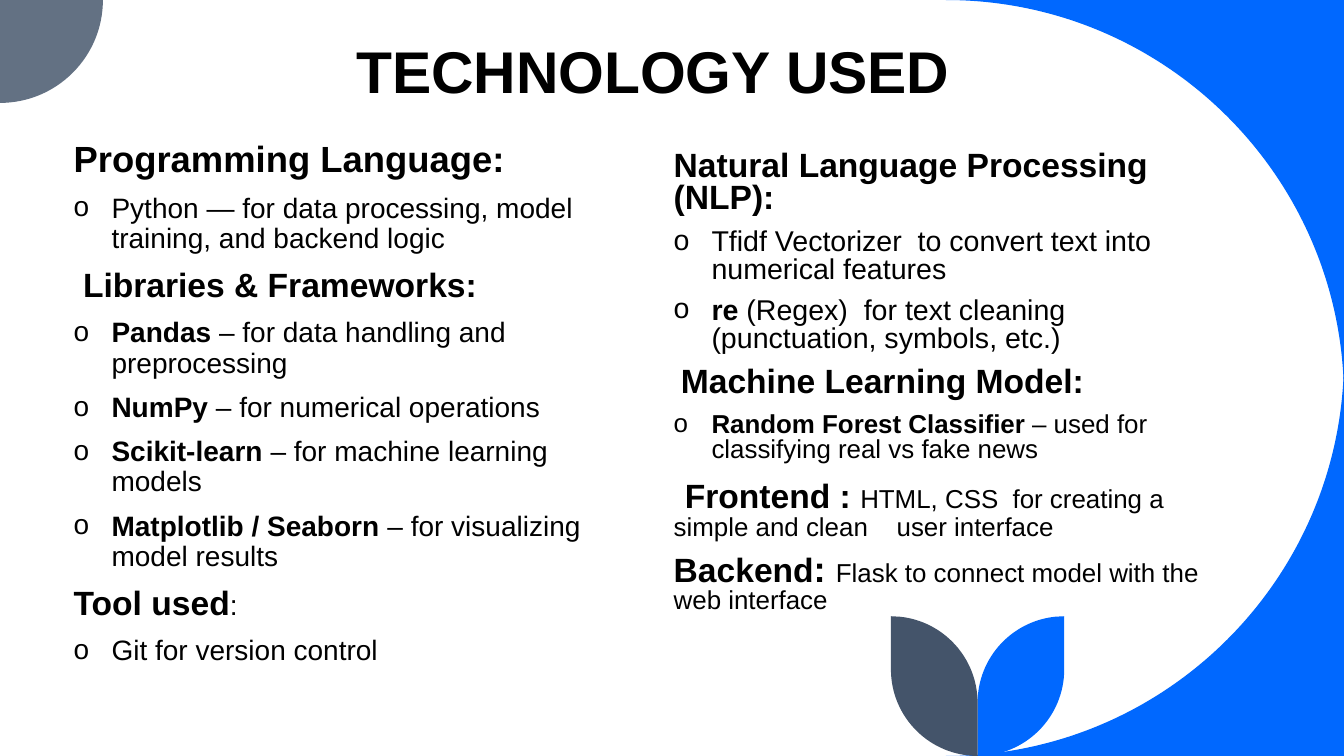
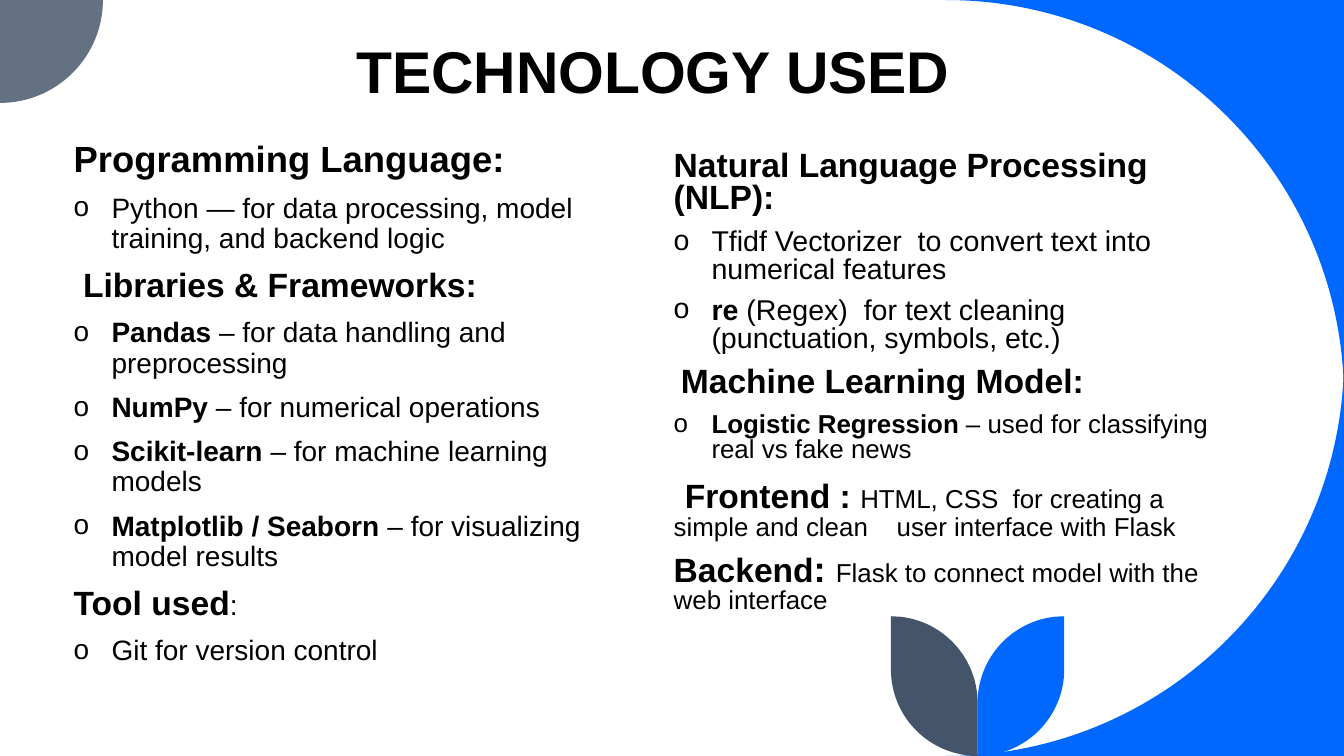
Before and after one commit to AK-Up/Fake_News_Detector, a slide deck: slide 7 of FAKE-NEWS-DETECTION.pptx. Drawn at 1344x756 pixels with LibreOffice and Linux fonts; fonts in the diff are those of the drawing. Boxes give left, top, right and bottom in pixels: in the first picture for what was removed or moved away, otherwise in the second. Text is boxed around its words. In the diff, an @@ line names an element or a change of style, - is before the commit and + after.

Commit message:
updated the ppt

```diff
--- a/FAKE-NEWS-DETECTION.pptx
+++ b/FAKE-NEWS-DETECTION.pptx
@@ text at (x1=674, y1=414, x2=1207, y2=542): text changed @@
-o Random Forest Classifier – used for classifying real vs fake news
-Frontend : HTML, CSS for creating a simple and clean user interface
+o Logistic Regression – used for classifying real vs fake news
+Frontend : HTML, CSS for creating a simple and clean user interface with Flask
```
Also in this commit, not shown: 1 other slide changed.
